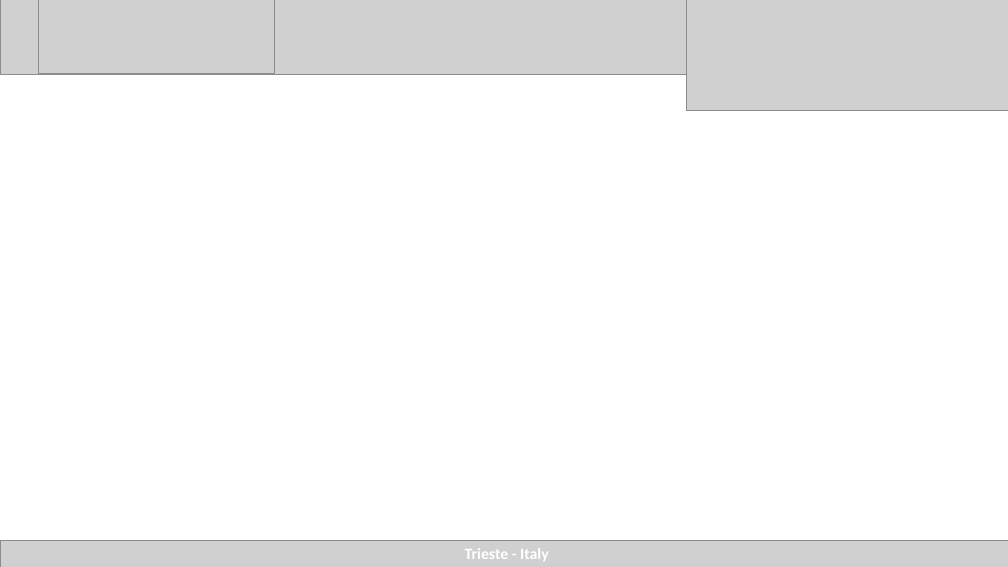
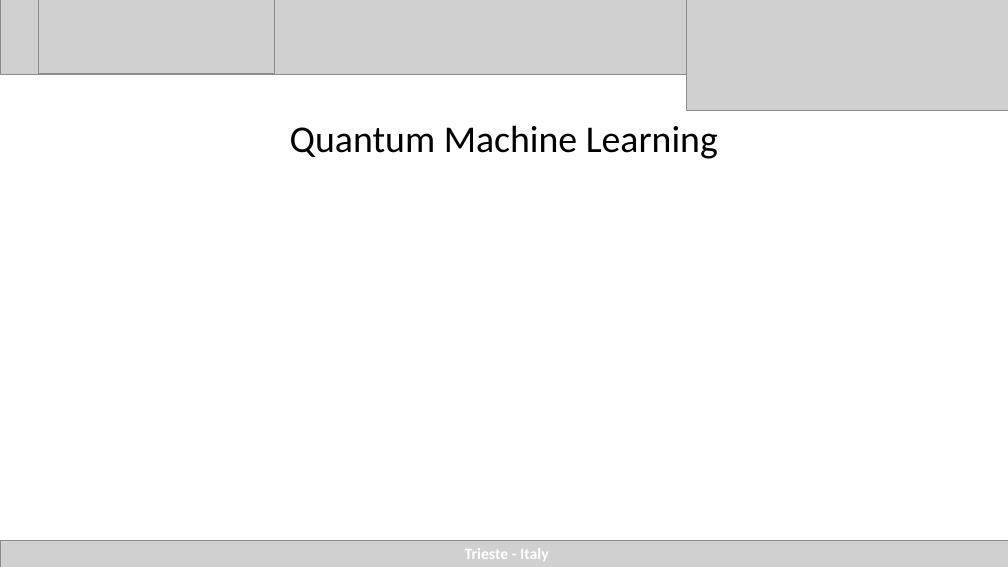
Before and after one commit to agustinsilva447/FPGA, a slide deck: slide 40 of presentacion/presentacion_final/quantum ictp.pptx (slide 39 before the commit). Drawn at 1008x567 pixels with LibreOffice and Linux fonts; fonts in the diff are those of the drawing; grey boxes stand for pictures. Boxes give left, top, right and bottom in pixels: in the first picture for what was removed or moved away, otherwise in the second. Text is boxed around its words. In the diff, an @@ line names an element or a change of style, - is before the commit and + after.

Commit message:
quantum presentation

```diff
--- a/presentacion/presentacion_final/quantum ictp.pptx
+++ b/presentacion/presentacion_final/quantum ictp.pptx
@@ title added at [290,125,718,159], 36 pt, text #000000 @@
+Quantum Machine Learning
```
Also in this commit, not shown: 16 other slides changed, 8 slides added, 3 slides removed, 1 other file.
